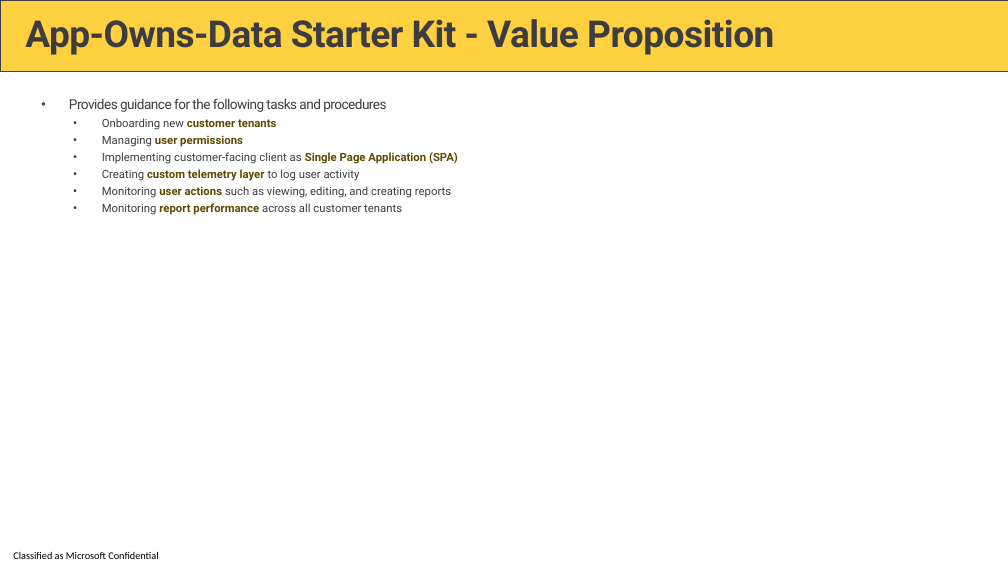
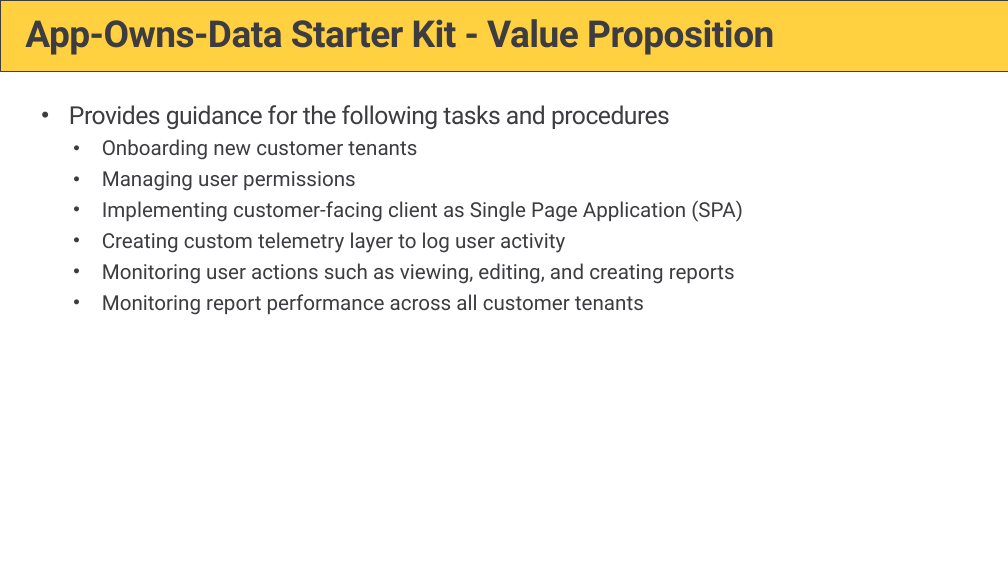
Before and after one commit to PowerBiDevCamp/Camp-Sessions, a slide deck: slide 11 of Session 11 - Introduction to the App-Owns-Data Starter Kit.pptx. Drawn at 1008x567 pixels with LibreOffice and Linux fonts; fonts in the diff are those of the drawing; background and template pictures are left out. Boxes give left, top, right and bottom in pixels: in the first picture for what was removed or moved away, otherwise in the second. Text is boxed around its words. In the diff, an @@ line names an element or a change of style, - is before the commit and + after.

```diff
--- a/Session 11 - Introduction to the App-Owns-Data Starter Kit.pptx
+++ b/Session 11 - Introduction to the App-Owns-Data Starter Kit.pptx
@@ text "Provides guidance for the following ..." at box(69, 105, 743, 315): size 13.2 to 24 pt in "Provides guidance for the following tasks and ..."; size 11 to 20 pt in "Onboarding new customer tenants", "Managing user permissions", "Implementing customer-facing client as Single Page Applicati ...", "Creating custom telemetry layer to log user ..." and 2 more places; text colour #604800 to #3C3C41, bold off in "customer tenants", "user permissions", "Single Page Application (SPA)", "custom telemetry layer" and 2 more places; line spacing 0.8 to 1 @@
@@ text removed at box(13, 552, 158, 559) @@
-Classified as Microsoft Confidential
```
Also in this commit, not shown: 53 other slides changed, 1 other file.
